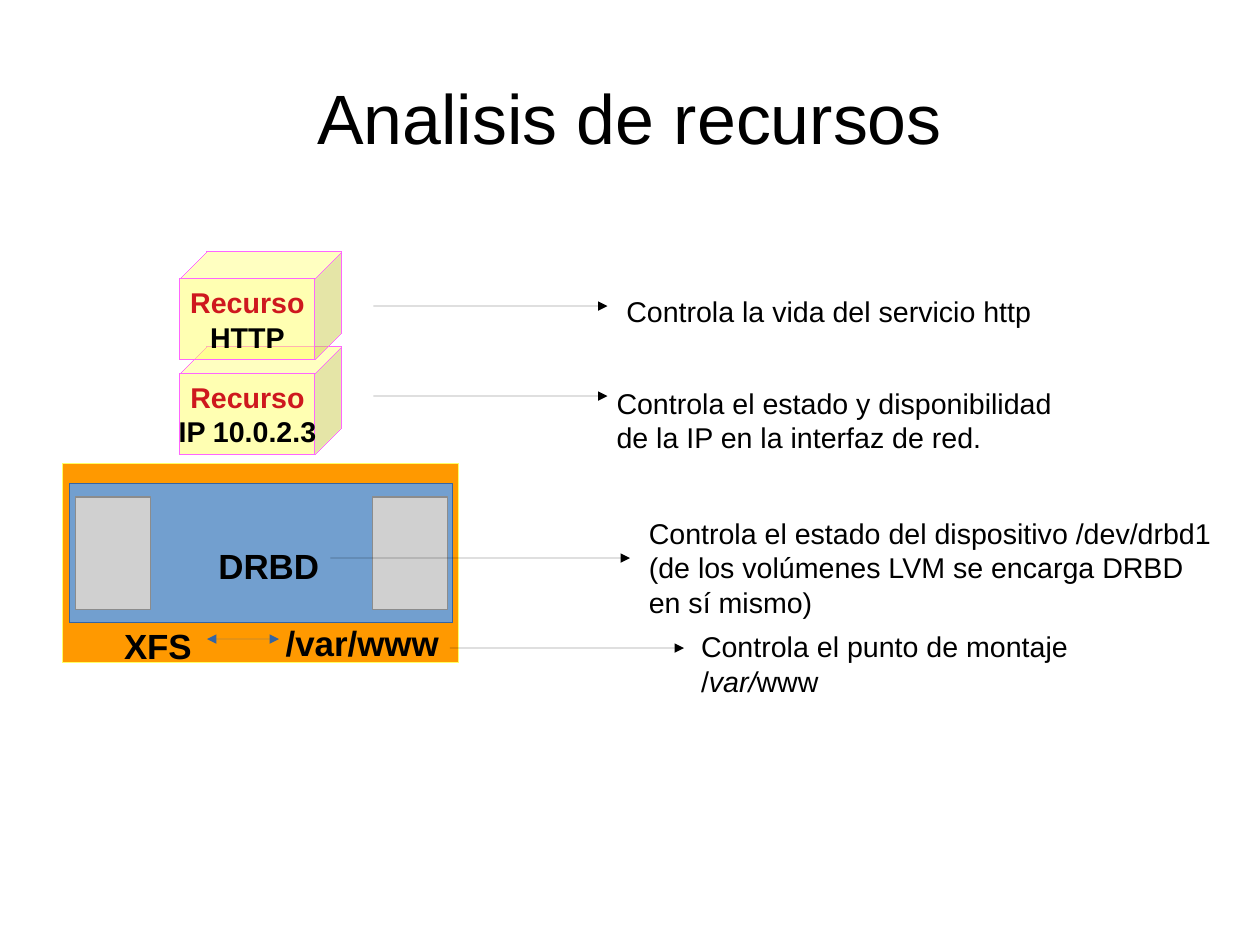
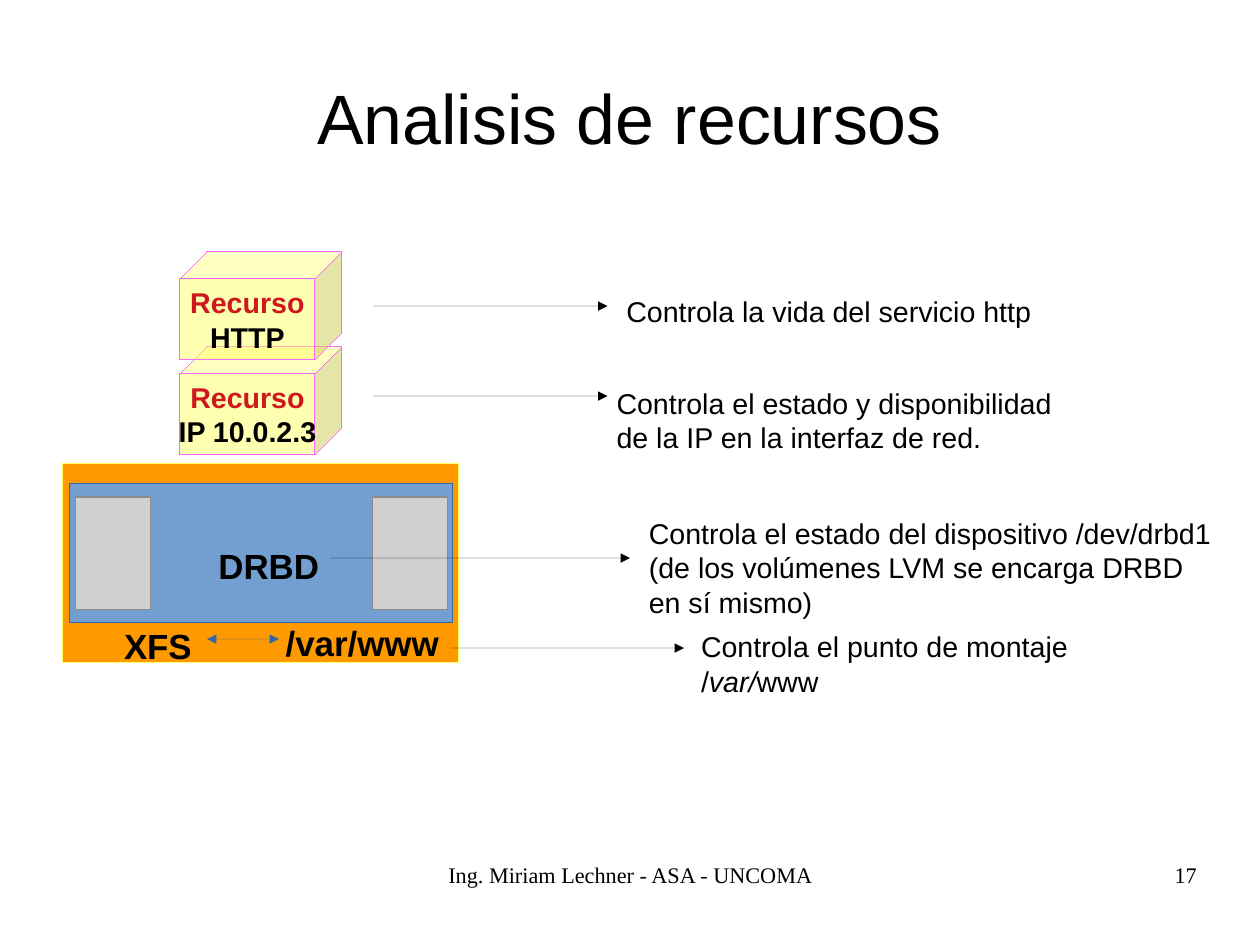
Before and after one commit to niniadcobre/asa, a slide deck: slide 17 of clases/ASA-cluster.odp (slide 16 before the commit). Drawn at 1260x945 pixels with LibreOffice and Linux fonts; fonts in the diff are those of the drawing; grey boxes stand for pictures. Boxes give left, top, right and bottom in pixels: in the first picture for what was removed or moved away, otherwise in the second. Text is boxed around its words. In the diff, an @@ line names an element or a change of style, - is before the commit and + after.

```diff
--- a/clases/ASA-cluster.odp
+++ b/clases/ASA-cluster.odp
@@ text added at (448,867,812,888), 14 pt, text #000000 @@
+Ing. Miriam Lechner - ASA - UNCOMA
@@ page number added at (1175,868,1197,883), 14 pt, text #000000 @@
+17
```
Also in this commit, not shown: 20 other slides changed, 3 slides added, 2 slides removed, 5 other files.
